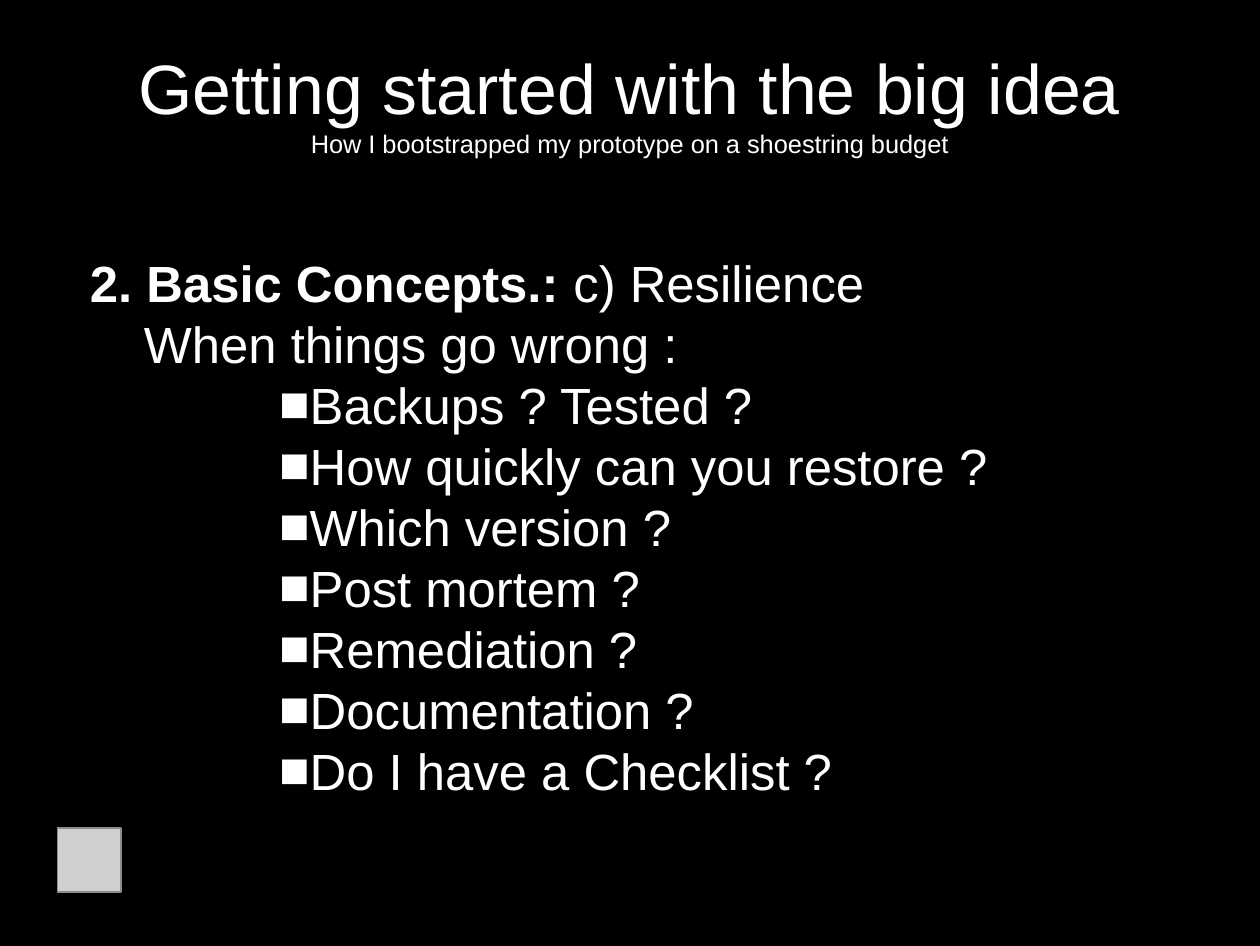
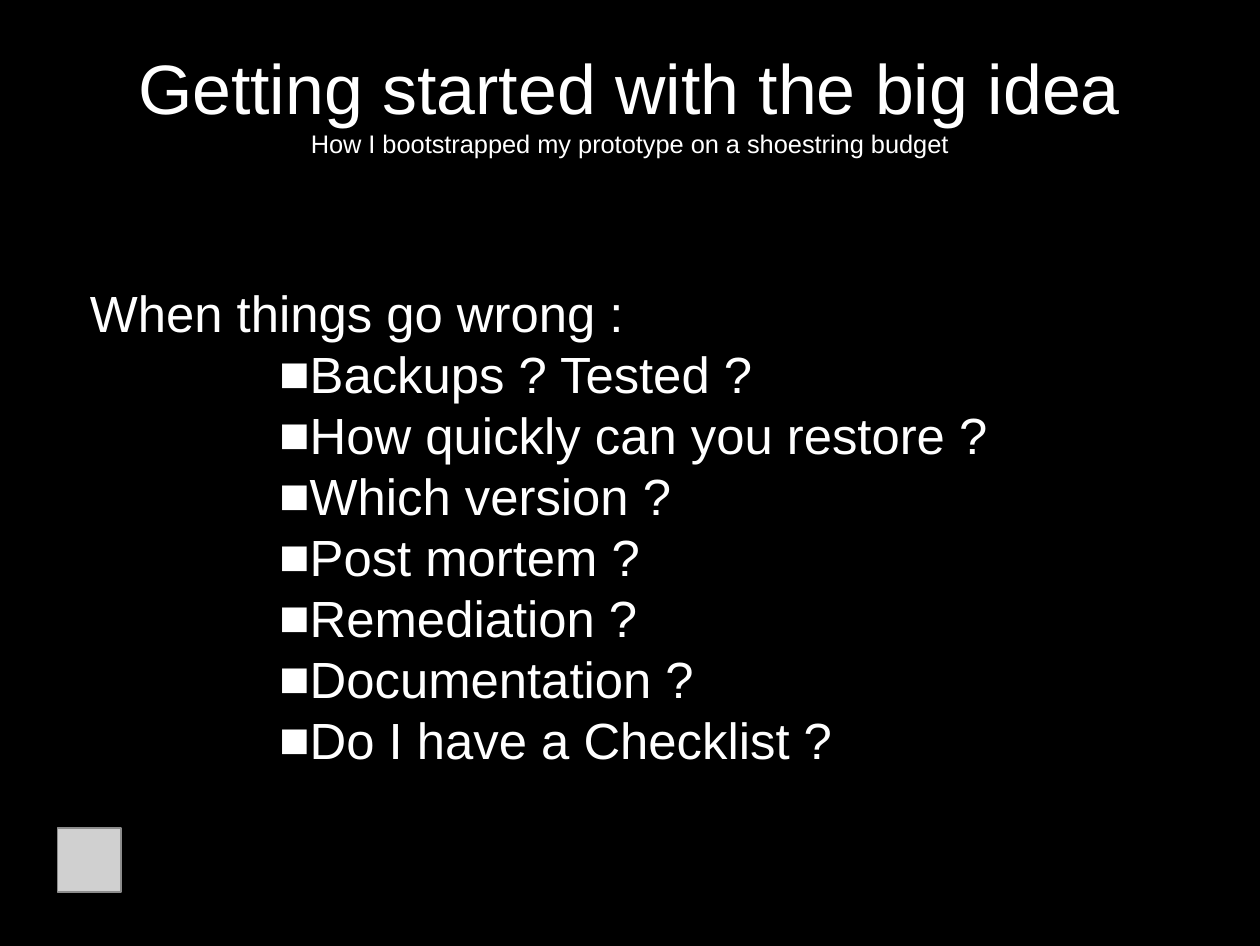
Before and after one commit to jcda/django-mvp-install-script, a slide deck: slide 12 of MVP-presentation-BD-Meetup.odp. Drawn at 1260x946 pixels with LibreOffice and Linux fonts; fonts in the diff are those of the drawing; grey boxes stand for pictures. Boxes give left, top, right and bottom in pixels: in the first picture for what was removed or moved away, otherwise in the second. Text is boxed around its words. In the diff, an @@ line names an element or a change of style, - is before the commit and + after.

```diff
--- a/MVP-presentation-BD-Meetup.odp
+++ b/MVP-presentation-BD-Meetup.odp
@@ subtitle "When things go wrong :": place and size @@
-subtitle "When things go wrong :" at <box>90,265,945,791</box>
+subtitle "When things go wrong :" at <box>90,295,945,760</box>
@@ subtitle at <box>90,265,864,312</box>: paragraph removed @@
-2. Basic Concepts.: c) Resilience
@@ subtitle at <box>90,295,595,343</box>: list level 3 to 1 in "When things go wrong :" @@
```
Also in this commit, not shown: 7 other slides changed, 7 slides removed, 3 other files.
